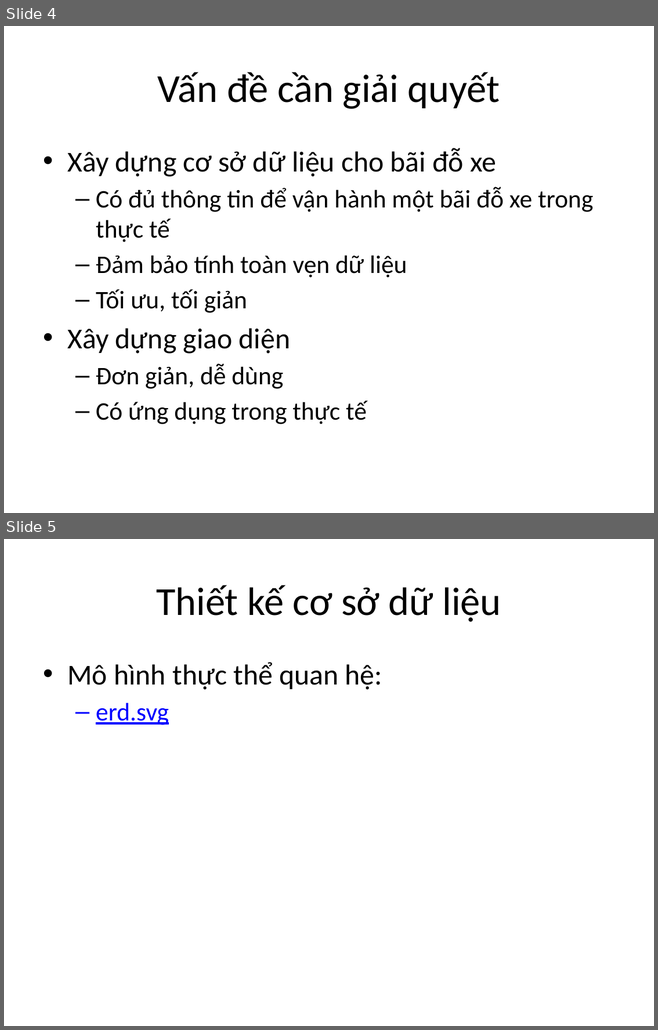
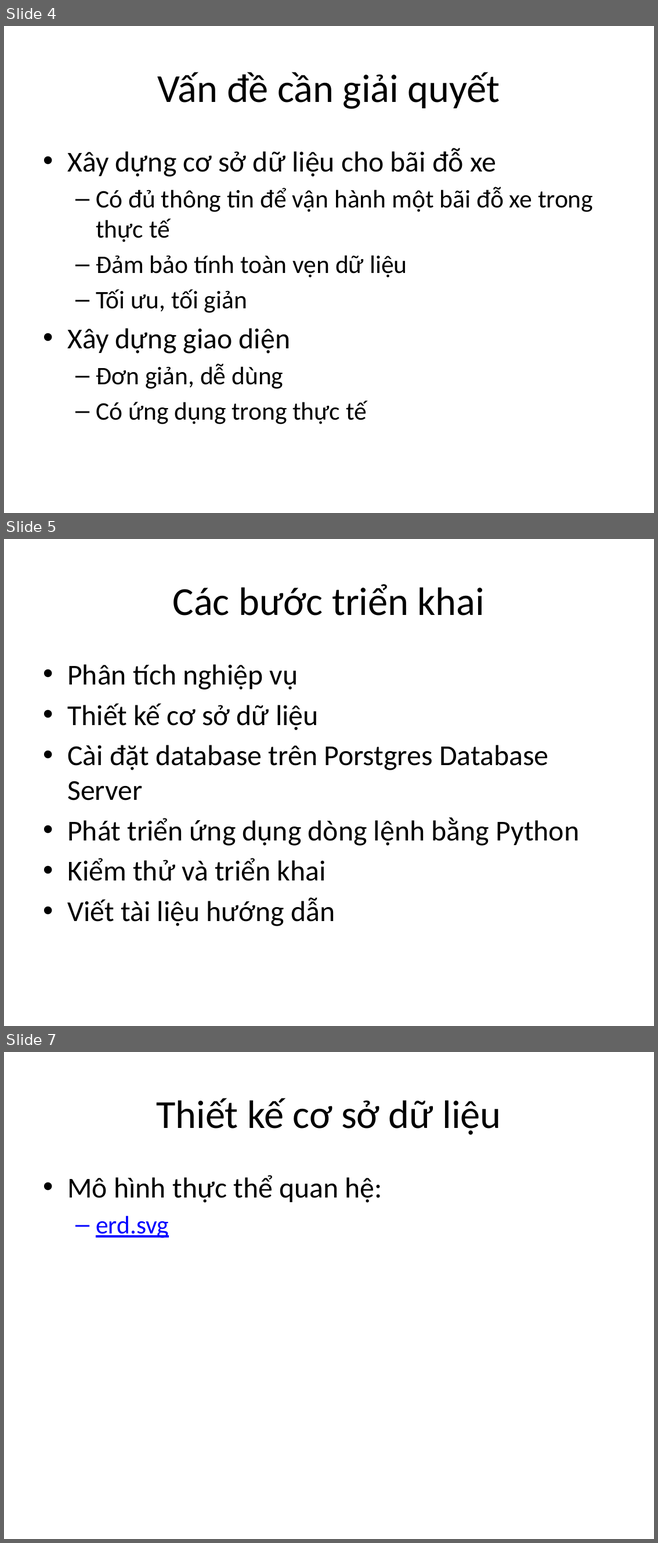
Before and after one commit to manhnd52/HustParkingLot, a slide deck: readme/slide.pptx. Shown one above the other, each under a label of ours: slides 4 and 5 before the commit, slides 4, 5 and 7 after it; the slides between them are not shown. The pictures are 658x1030 and 658x1543 pixels, drawn with LibreOffice and Linux fonts; fonts in the diff are those of the drawing. Boxes give left, top, right and bottom in pixels: in the first picture for what was removed or moved away, otherwise in the second. Text is boxed around its words. In the diff, an @@ line names an element or a change of style, - is before the commit and + after.

```diff
--- a/readme/slide.pptx
+++ b/readme/slide.pptx
@@ slide 5 added at <box>4,539,654,1026</box>, background #FFFFFF @@
@@ title added at <box>173,584,484,616</box>, 44 pt, text #000000 @@
+Các bước triển khai
@@ text added at <box>67,664,579,926</box>, 32 pt, text #000000 @@
+• Phân tích nghiệp vụ
+• Thiết kế cơ sở dữ liệu
+• Cài đặt database trên Porstgres Database Server
+• Phát triển ứng dụng dòng lệnh bằng Python
+• Kiểm thử và triển khai
+• Viết tài liệu hướng dẫn
@@ what was slide 5 is now slide 7 @@
```
Also in this commit, not shown: 1 slide changed, 7 other slides added, 2 other files.
